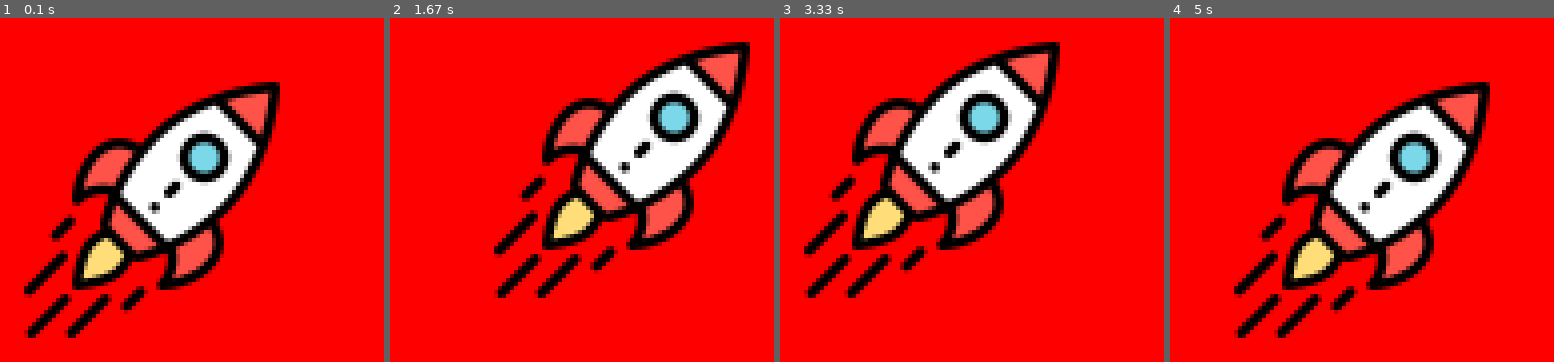
Above: before the commit, frames 1-4 (left to right).
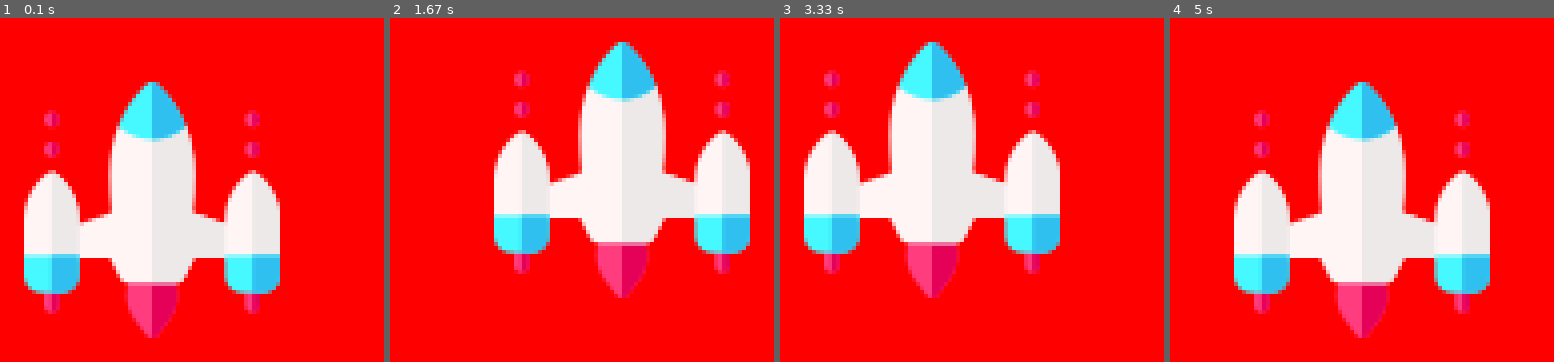
Above: after the commit, the same moments.

Repository: mamahmoud/test_pygame
Game: pygame game, started from test_1.py
Same seed, same stepped clock (60 frames per second), same inputs: the game is played once before the commit and once after it.
Inputs:
- Up to frame 1 (0.1 s): no input
- Up to frame 2 (1.67 s): hold Right 0.33-0.8 s; hold Up 0.83-1.13 s; hold Right 1.17-1.63 s
- Up to frame 3 (3.33 s): hold Left 1.67-2.2 s; hold Down 2.23-2.53 s; hold Left 2.57-2.97 s; hold Up from 3 s (still down)
- Up to frame 4 (5 s): release Up at 3.37 s; hold Right 3.4-4.03 s; hold Down 4.07-4.43 s; hold Left 4.47-4.93 s; hold Right from 4.97 s (still down)

The runs differ from the first frame. In frame 1, 32% of the frame differs, in the area x 6-73%, y 18-94%; in frame 2, 32%; in frame 3, 32%; in frame 4, 32%.

Commit message:
changing player image

Diff:
--- a/test_1.py
+++ b/test_1.py
@@ -6,7 +6,7 @@
 
 
 def draw_player(screen, img, x_axis, y_axis):
-    print(x_axis, y_axis)
+    # print(x_axis, y_axis)
     screen.blit(img, (x_axis, y_axis))
 
 
@@ -21,7 +21,7 @@
     pygame.display.set_caption("Hello pygame by mohamed")
     # adding image icon
     icon = pygame.image.load("startup.png")
-    img = pygame.image.load("startup_2.png")
+    player_image = pygame.image.load("space-invaders.png")
     player_x = 370
     player_y = 500
 
@@ -34,7 +34,6 @@
             if event.type == pygame.QUIT:
                 sys.exit(0)
             if event.type == pygame.KEYDOWN:
-                print(event.key)
                 # up
                 if event.key == pygame.K_UP:
                     if player_y >= 30:
@@ -55,9 +54,17 @@
                     if player_x >= 20:
                         player_x -= 10
                     break
+            if event.type == pygame.KEYUP:
+                if event.key in [
+                    pygame.K_UP,
+                    pygame.K_DOWN,
+                    pygame.K_RIGHT,
+                    pygame.K_LEFT,
+                ]:
+                    pass
 
         # draw player
-        draw_player(screen1, img, player_x, player_y)
+        draw_player(screen1, player_image, player_x, player_y)
         # update animation
         pygame.display.update()
         clock.tick(240)
Binary file added: alien.png
Binary file added: space-invaders.png
